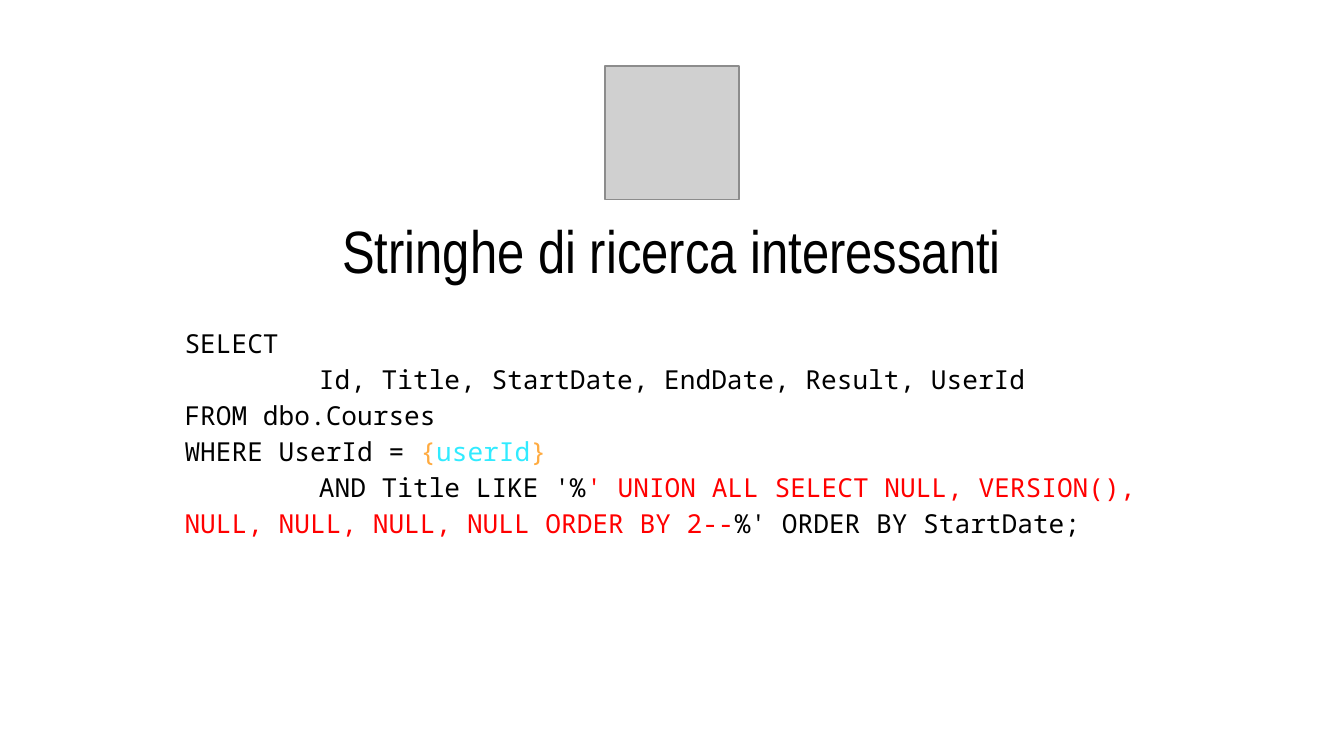
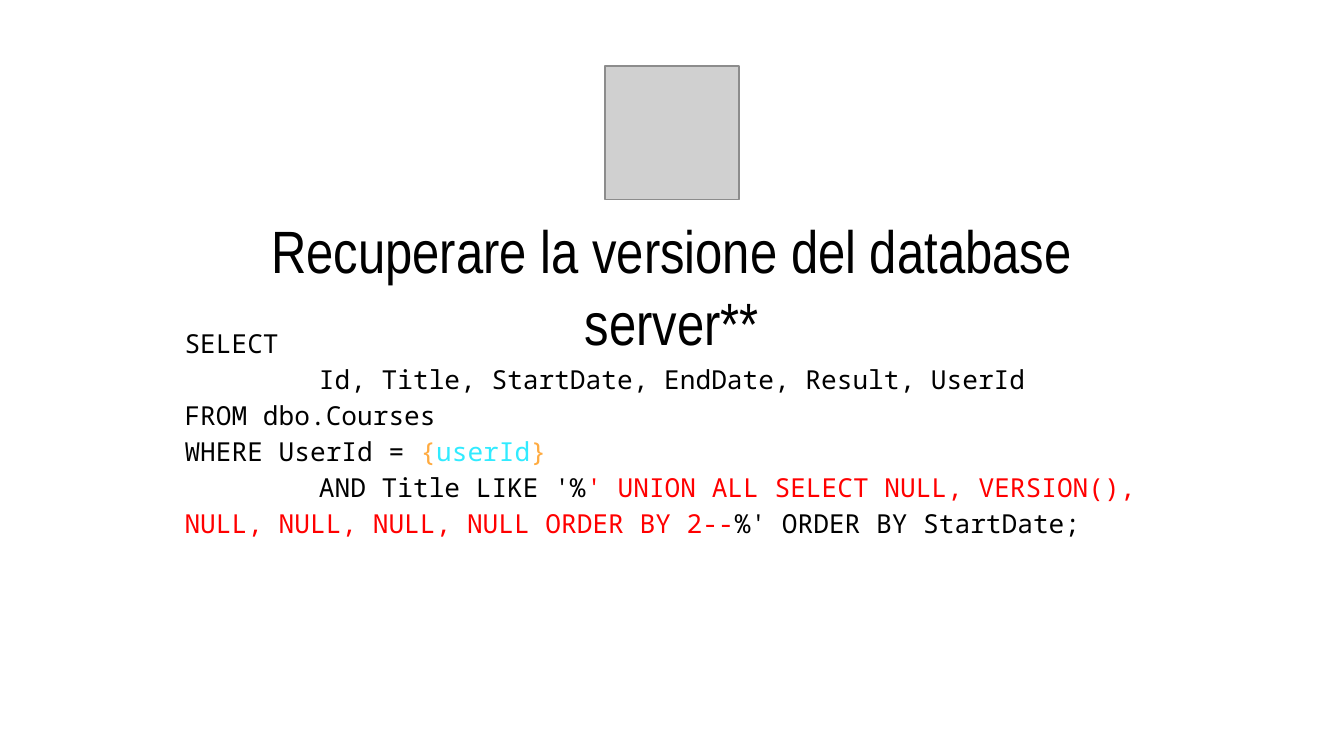
Before and after one commit to CodicePlastico/BibeCatalogue, a slide deck: slide 12 of 2025-10-21.PirlOverflow - SQL Injection crash(ed) course.pptx. Drawn at 1344x756 pixels with LibreOffice and Linux fonts; fonts in the diff are those of the drawing; grey boxes stand for pictures; background and template pictures are left out. Boxes give left, top, right and bottom in pixels: in the first picture for what was removed or moved away, otherwise in the second. Text is boxed around its words. In the diff, an @@ line names an element or a change of style, - is before the commit and + after.

Commit message:
Aggiunta soluzione per accesso diretto al database

```diff
--- a/2025-10-21.PirlOverflow - SQL Injection crash(ed) course.pptx
+++ b/2025-10-21.PirlOverflow - SQL Injection crash(ed) course.pptx
@@ title at [271, 229, 1072, 346]: text changed @@
-Stringhe di ricerca interessanti
+Recuperare la versione del database server**
```
Also in this commit, not shown: 23 other slides changed, 4 slides added, 6 other files.
